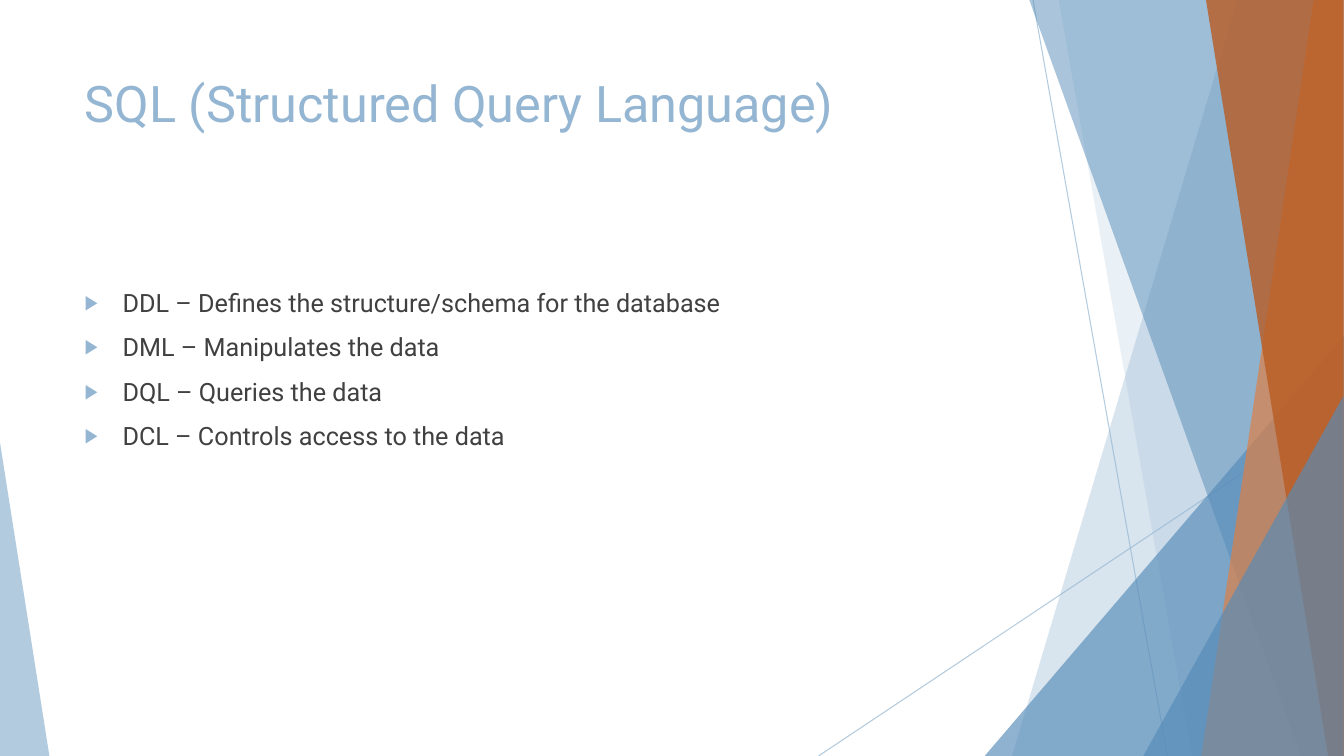
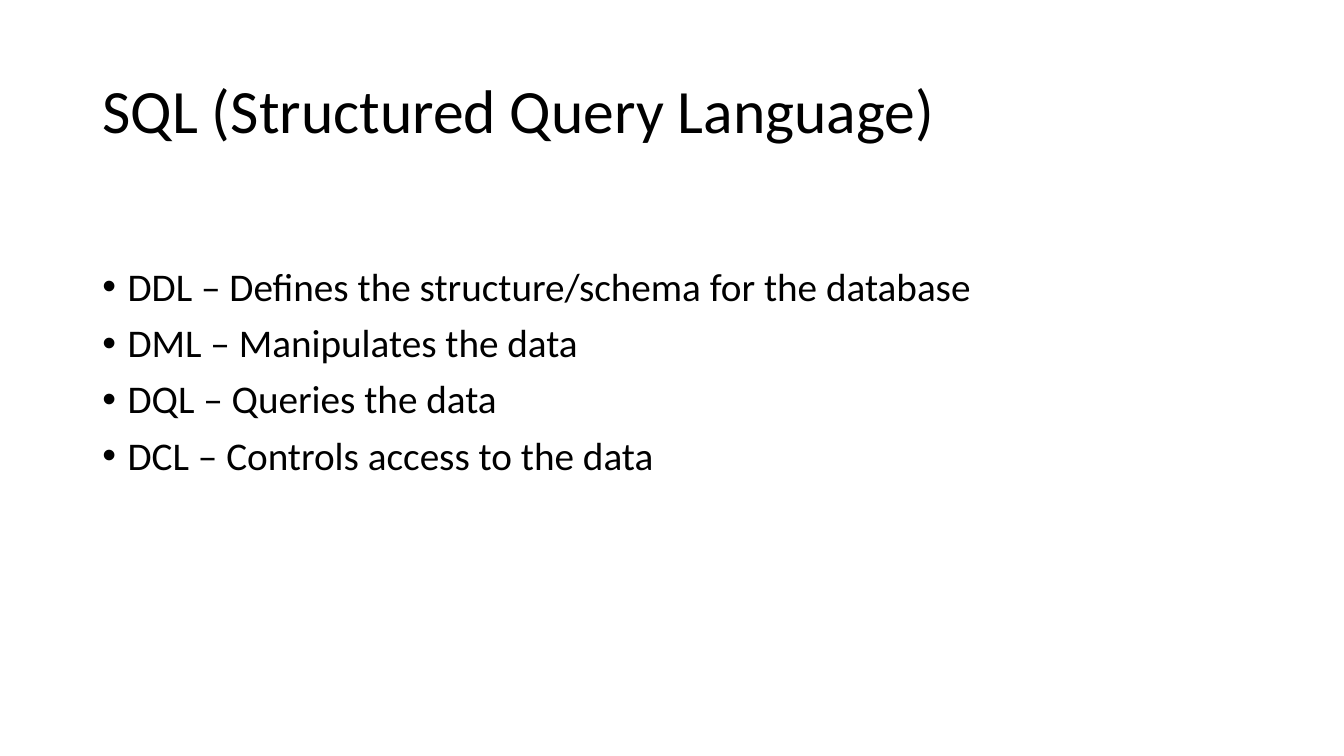
Before and after one commit to nikbearbrown/INFO_6210, a slide deck: slide 14 of Week_1/Intro_SQL.pptx. Drawn at 1344x756 pixels with LibreOffice and Linux fonts; fonts in the diff are those of the drawing. Boxes give left, top, right and bottom in pixels: in the first picture for what was removed or moved away, otherwise in the second. Text is boxed around its words. In the diff, an @@ line names an element or a change of style, - is before the commit and + after.

```diff
--- a/Week_1/Intro_SQL.pptx
+++ b/Week_1/Intro_SQL.pptx
@@ title "SQL (Structured Query Language)": place and size @@
-title "SQL (Structured Query Language)" at (85, 82, 833, 133)
+title "SQL (Structured Query Language)" at (102, 88, 934, 144)
@@ title "SQL (Structured Query Language)" at (102, 88, 934, 144): size 36 to 44 pt, font Roboto to Calibri, text colour #94B6D2 to #000000; line spacing 1 to 0.9; vertical alignment top to middle @@
@@ text "DDL – Defines the structure/schema ...": place and size @@
-text "DDL – Defines the structure/schema ..." at (123, 293, 720, 446)
+text "DDL – Defines the structure/schema ..." at (128, 273, 970, 471)
@@ text "DDL – Defines the structure/schema ..." at (128, 273, 970, 471): size 18 to 28 pt, font Roboto to Calibri, text colour #404040 to #000000; bullet ▶ to •; line spacing 1 to 0.9 @@
@@ group removed at (0, 0, 1344, 756): 5 freeform shapes, 3 triangles, 2 lines @@
```
Also in this commit, not shown: 165 other slides changed, 3 other files.
